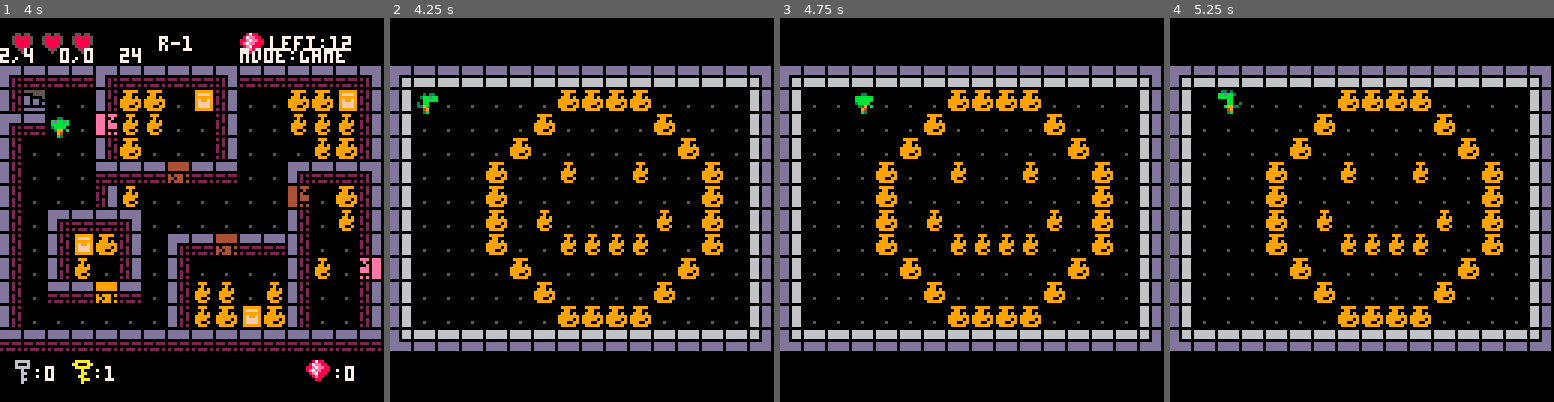
Above: before the commit, frames 1-4 (left to right).
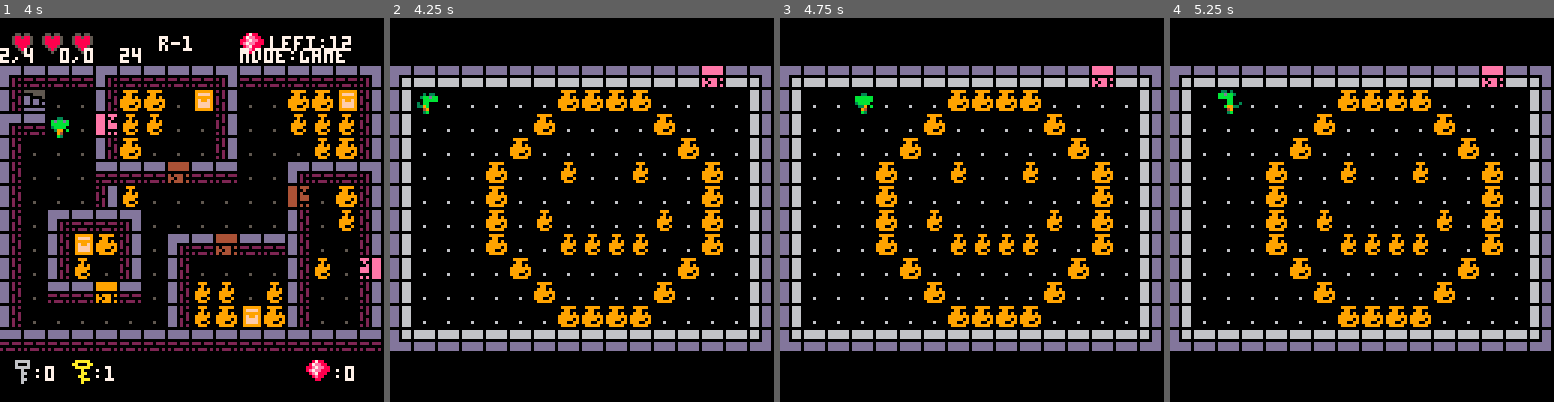
Above: after the commit, the same moments.

Repository: robotspacefish/dungeon_dino
Game: PICO-8 cartridge dungeon_dino.p8
The game is run twice, just before and just after one commit, with the same random seed, the same clock (stepped at 60 frames per second) and the same inputs.
Inputs:
- Up to frame 1 (4 s): tap X (X key) at 0.33, 1.07, 1.85, 2.97 s; tap O (Z key) at 0.7, 1.7, 2.1, 2.5, 2.9, 3.3, 3.7 s; hold Right 1.6-2.1 s; hold Up 2.15-2.42 s; hold Right 2.47-3.03 s; hold Left 3.08-3.58 s; hold Down 3.63-3.97 s
- Up to frame 2 (4.25 s): hold Right from 4.02 s (still down); tap X (X key) at 4.08 s; tap O (Z key) at 4.1 s
- Up to frame 3 (4.75 s): tap O (Z key) at 4.5 s; release Right at 4.68 s; hold Up from 4.73 s (still down)
- Up to frame 4 (5.25 s): tap O (Z key) at 4.9 s; release Up at 5.03 s; hold Left from 5.08 s (still down); tap X (X key) at 5.2 s

Frame 1 is identical in both runs. In frame 2, 0.9% of the frame differs, in the area x 8-91%, y 12-80%; in frame 3, 0.9%; in frame 4, 0.9%.

Commit message:
temp r-3

Diff:
--- a/dungeon_dino.p8
+++ b/dungeon_dino.p8
@@ -499,20 +499,20 @@
 __map__
 c9c9c9c9c9c9c9c9c9c9c9c9c9c9c9c900000000000000000000000000000000000000000000000000000000000000000000000000000000000000000000000000000000000000000000000000000000000000000000000000000000000000000000000000000000000000000000000000000000000000000000000000000000
 c9c9c9c9c9c9c9c9c9c9c9c9c9c9c9c900000000000000000000000000000000000000000000000000000000000000000000000000000000000000000000000000000000000000000000000000000000000000000000000000000000000000000000000000000000000000000000000000000000000000000000000000000000
-e4d3d3d3e4d3d3d3d3e3d3d3d3d3d3e3e6e7e7e7e7e7e7e7e7e7e7e7e7e7e7e5000000000000000000000000000000000000000000000000000000000000000000000000000000000000000000000000000000000000000000000000000000000000000000000000000000000000000000000000000000000000000000000000
-d1c6c0c0d1ccccc0cfd2c0c0cccccfd2e9c0c0c0c0c0c0ccccccccc0c0c0c0e8000000000000000000000000000000000000000000000000000000000000000000000000000000000000000000000000000000000000000000000000000000000000000000000000000000000000000000000000000000000000000000000000
-e4d3c0c0ffdcdcc0c0d2c0c0dcdcdcd2e9c0c0c0c0c0ccc0c0c0c0ccc0c0c0e8000000000000000000000000000000000000000000000000000000000000000000000000000000000000000000000000000000000000000000000000000000000000000000000000000000000000000000000000000000000000000000000000
-d1c0c0c0d1ccc0c0c0d2c0c0c0dcccd2e9c0c0c0c0ccc0c0c0c0c0c0ccc0c0e8000000000000000000000000000000000000000000000000000000000000000000000000000000000000000000000000000000000000000000000000000000000000000000000000000000000000000000000000000000000000000000000000
-d1c0c0c0d3d3d3ddd3d3c0c0e4d3d3e3e9c0c0c0ccc0c0dcc0c0dcc0c0ccc0e8000000000000000000000000000000000000000000000000000000000000000000000000000000000000000000000000000000000000000000000000000000000000000000000000000000000000000000000000000000000000000000000000
-d1c0c0c0d2dcc0c0c0c0c0c0fdc0ccd2e9c0c0c0ccc0c0c0c0c0c0c0c0ccc0e8000000000000000000000000000000000000000000000000000000000000000000000000000000000000000000000000000000000000000000000000000000000000000000000000000000000000000000000000000000000000000000000000
-d1c0e4d3d3e3c0c0c0c0c0c0d1c0dcd2e9c0c0c0ccc0dcc0c0c0c0dcc0ccc0e8000000000000000000000000000000000000000000000000000000000000000000000000000000000000000000000000000000000000000000000000000000000000000000000000000000000000000000000000000000000000000000000000
-d1c0d1cfccd2c0e4d3ddd3d3d1c0c0d2e9c0c0c0ccc0c0dcdcdcdcc0c0ccc0e8000000000000000000000000000000000000000000000000000000000000000000000000000000000000000000000000000000000000000000000000000000000000000000000000000000000000000000000000000000000000000000000000
-d1c0d1dcc0d2c0d1c0c0c0c0d1dcc0fce9c0c0c0c0ccc0c0c0c0c0c0ccc0c0e8000000000000000000000000000000000000000000000000000000000000000000000000000000000000000000000000000000000000000000000000000000000000000000000000000000000000000000000000000000000000000000000000
-d1c0d3d3ded3c0d1dcdcc0dcd1c0c0d2e9c0c0c0c0c0ccc0c0c0c0ccc0c0c0e8000000000000000000000000000000000000000000000000000000000000000000000000000000000000000000000000000000000000000000000000000000000000000000000000000000000000000000000000000000000000000000000000
-d1c0c0c0c0c0c0d1dccccfccd1c0c0d2e9c0c0c0c0c0c0ccccccccc0c0c0c0e8000000000000000000000000000000000000000000000000000000000000000000000000000000000000000000000000000000000000000000000000000000000000000000000000000000000000000000000000000000000000000000000000
-d3d3d3d3d3d3d3d3d3d3d3d3d3d3d3d3d6eaeaeaeaeaeaeaeaeaeaeaeaeaead5000000000000000000000000000000000000000000000000000000000000000000000000000000000000000000000000000000000000000000000000000000000000000000000000000000000000000000000000000000000000000000000000
-0951090909090909090909090909090900000000000000000000000000000000000000000000000000000000000000000000000000000000000000000000000000000000000000000000000000000000000000000000000000000000000000000000000000000000000000000000000000000000000000000000000000000000
-0000000000000000000000000000000000000000000000000000000000000000000000000000000000000000000000000000000000000000000000000000000000000000000000000000000000000000000000000000000000000000000000000000000000000000000000000000000000000000000000000000000000000000
+e4d3d3d3e4d3d3d3d3e3d3d3d3d3d3e3e6e7e7e7e7e7e7e7e7e7e7e7e7dfe7e5e4d3d3d3d3d3d3d3d3d3d3d3d3d3d3e30000000000000000000000000000000000000000000000000000000000000000000000000000000000000000000000000000000000000000000000000000000000000000000000000000000000000000
+d1c6c0c0d1ccccc0cfd2c0c0cccccfd2e9d0d0d0d0d0d0ccccccccd0d0d0d0e8d1c0c0c0c0c0c0c0c0c0c0c0c0c0c0d20000000000000000000000000000000000000000000000000000000000000000000000000000000000000000000000000000000000000000000000000000000000000000000000000000000000000000
+e4d3c0c0ffdcdcc0c0d2c0c0dcdcdcd2e9d0d0d0d0d0ccd0d0d0d0ccd0d0d0e8d1c0c0c0c0c0c0c0c0c0c0c0c0c0c0d20000000000000000000000000000000000000000000000000000000000000000000000000000000000000000000000000000000000000000000000000000000000000000000000000000000000000000
+d1c0c0c0d1ccc0c0c0d2c0c0c0dcccd2e9d0d0d0d0ccd0d0d0d0d0d0ccd0d0e8d1c0c0c0c0c0c0c0c0c0c0c0c0c0c0d20000000000000000000000000000000000000000000000000000000000000000000000000000000000000000000000000000000000000000000000000000000000000000000000000000000000000000
+d1c0c0c0d3d3d3ddd3d3c0c0e4d3d3e3e9d0d0d0ccd0d0dcd0d0dcd0d0ccd0e8d1c0c0c0c0c0c0c0c0c0c0c0c0c0c0d20000000000000000000000000000000000000000000000000000000000000000000000000000000000000000000000000000000000000000000000000000000000000000000000000000000000000000
+d1c0c0c0d2dcc0c0c0c0c0c0fdc0ccd2e9d0d0d0ccd0d0d0d0d0d0d0d0ccd0e8d1c0c0c0c0c0c0c0c0c0c0c0c0c0c0d2000000000000e000000000000000000000000000000000000000000000000000000000000000000000000000000000000000000000000000000000000000000000000000000000000000000000000000
+d1c0e4d3d3e3c0c0c0c0c0c0d1c0dcd2e9d0d0d0ccd0dcd0d0d0d0dcd0ccd0e8d1c0c0c0c0c0c0c0c0c0c0c0c0c0c0d200000000000000e0e0e0e0e0e000000000000000000000000000000000000000000000000000000000000000000000000000000000000000000000000000000000000000000000000000000000000000
+d1c0d1cfccd2c0e4d3ddd3d3d1c0c0d2e9d0d0d0ccd0d0dcdcdcdcd0d0ccd0e8d1c0c0c0c0c0c0c0c0c0c0c0c0c0c0d20000000000000000000000e0e000000000000000000000000000000000000000000000000000000000000000000000000000000000000000000000000000000000000000000000000000000000000000
+d1c0d1dcc0d2c0d1c0c0c0c0d1dcc0fce9d0d0d0d0ccd0d0d0d0d0d0ccd0d0e8d1c0c0c0c0c0c0c0c0c0c0c0c00000d20000000000000000000000000000000000000000000000000000000000000000000000000000000000000000000000000000000000000000000000000000000000000000000000000000000000000000
+d1c0d3d3ded3c0d1dcdcc0dcd1c0c0d2e9d0d0d0d0d0ccd0d0d0d0ccd0d0d0e8d1c0c0c0c0c0c0c0c0c0c0c0c00000d20000000000000000c90000000000000000000000000000000000000000000000000000000000000000000000000000000000000000000000000000000000000000000000000000000000000000000000
+d1c0c0c0c0c0c0d1dccccfccd1c0c0d2e9d0d0d0d0d0d0ccccccccd0d0d0d0e8d1c0c0c0c0c0c0c0c0c0c0c0c0c0c0d20000000000000000000000000000000000000000000000000000000000000000000000000000000000000000000000000000000000000000000000000000000000000000000000000000000000000000
+d3d3d3d3d3d3d3d3d3d3d3d3d3d3d3d3d6eaeaeaeaeaeaeaeaeaeaeaeaeaead5e1c3c3c3c3c3c3c3c3c3c3c3c3c3c3e20000000000000000000000000000000000000000000000000000000000000000000000000000000000000000000000000000000000000000000000000000000000000000000000000000000000000000
+0951090909090909090909090909090900000000000000000000000000000000000000000000000000000000000000c9000000000000000000000000000000000000c900000000000000000000000000000000000000000000000000000000000000000000000000000000000000000000000000000000000000000000000000
+0000000000000000000000000000000000000000000000000000000000000000c9c9c9c9c9c9c9c9c9c9c9c9c9c9c9c9c9c9000000000000000000000000000000000000000000000000000000000000000000000000000000000000000000000000000000000000000000000000000000000000000000000000000000000000
 0000000000000000000000000000000000000000000000000000000000000000000000000000000000000000000000000000000000000000000000000000000000000000000000000000000000000000000000000000000000000000000000000000000000000000000000000000000000000000000000000000000000000000
 0000000000000000000000000000000000000000000000000000000000000000000000000000000000000000000000000000000000000000000000000000000000000000000000000000000000000000000000000000000000000000000000000000000000000000000000000000000000000000000000000000000000000000
 c9c9c9c9c9c9c9c9c9c9c9c9c9c9c9c9c9c9c9c9c90000000000000000000000000000000000000000000000000000000000000000000000000000000000000000000000000000000000000000000000000000000000000000000000000000000000000000000000000000000000000000000000000000000000000000000000
